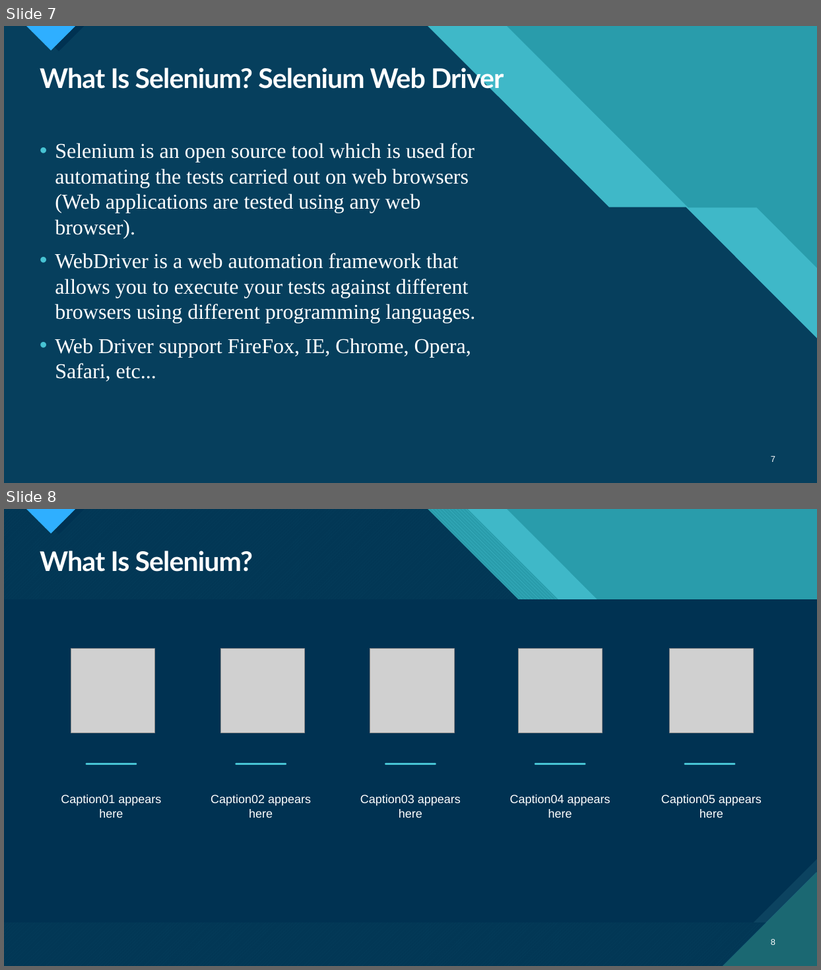
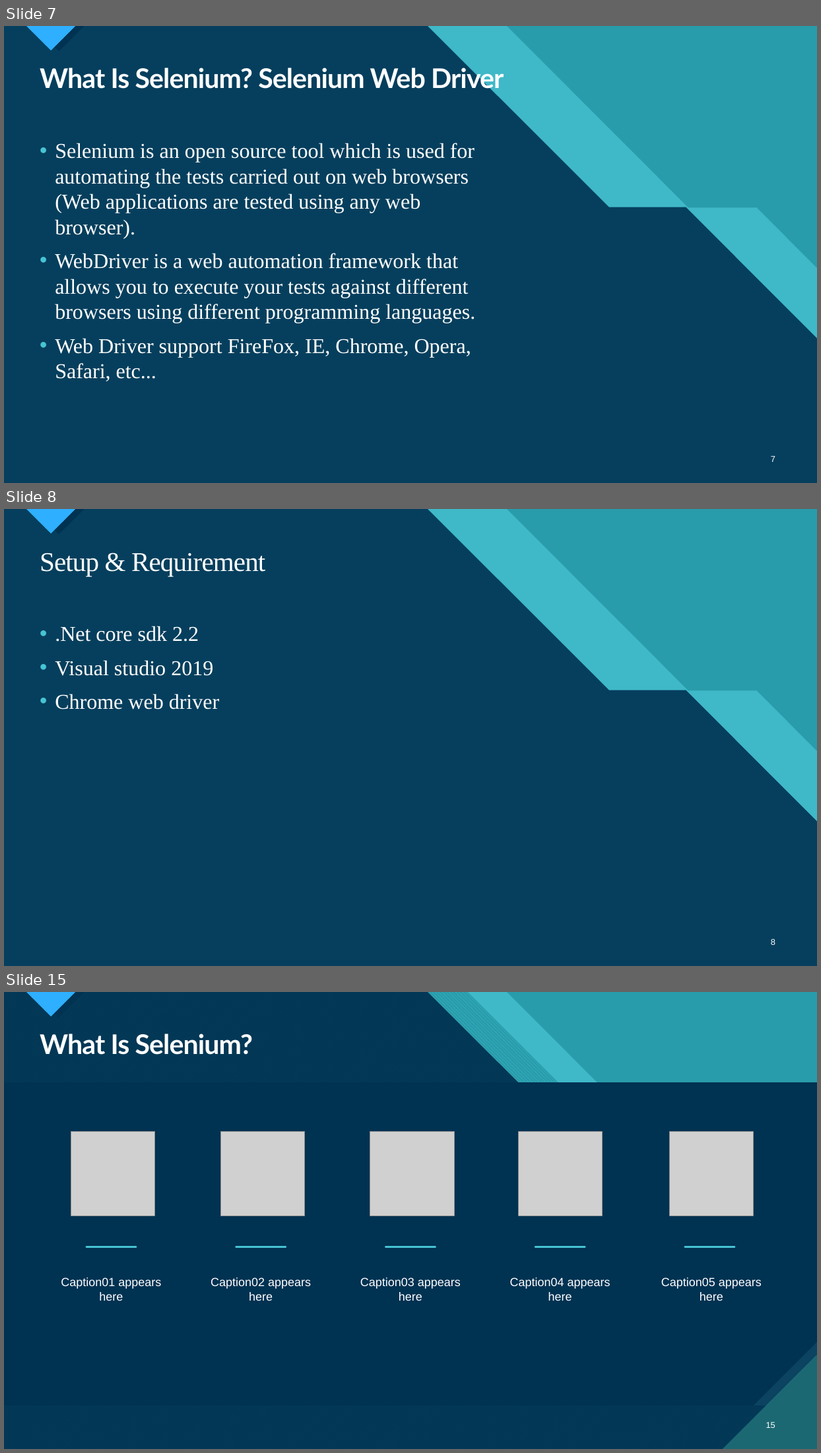
Before and after one commit to ngohungphuc/Presentation, a slide deck: Selenium/Specflow/Web Automation Test with Specflow.pptx. Shown one above the other, each under a label of ours: slides 7 and 8 before the commit, slides 7, 8 and 15 after it; the slides between them are not shown. The pictures are 821x970 and 821x1453 pixels, drawn with LibreOffice and Linux fonts; fonts in the diff are those of the drawing; grey boxes stand for pictures. Boxes give left, top, right and bottom in pixels: in the first picture for what was removed or moved away, otherwise in the second. Text is boxed around its words. In the diff, an @@ line names an element or a change of style, - is before the commit and + after.

```diff
--- a/Selenium/Specflow/Web Automation Test with Specflow.pptx
+++ b/Selenium/Specflow/Web Automation Test with Specflow.pptx
@@ slide 8 added at (4, 509, 817, 966), background #47C3D3; not listed: 14 template elements that a slide beside it also shows @@
@@ title added at (40, 553, 265, 576), 32 pt, text #FFFFFF @@
+Setup & Requirement
@@ text added at (55, 626, 219, 710), 25 pt, text #FFFFFF @@
+• .Net core sdk 2.2
+• Visual studio 2019
+• Chrome web driver
@@ page number added at (771, 939, 776, 945), 10 pt, text #FFFFFF @@
+8
@@ what was slide 8 is now slide 15 @@
@@ page number at (766, 1422, 776, 1428): text changed @@
-8
+15
```
Also in this commit, not shown: 1 slide changed, 6 other slides added.
